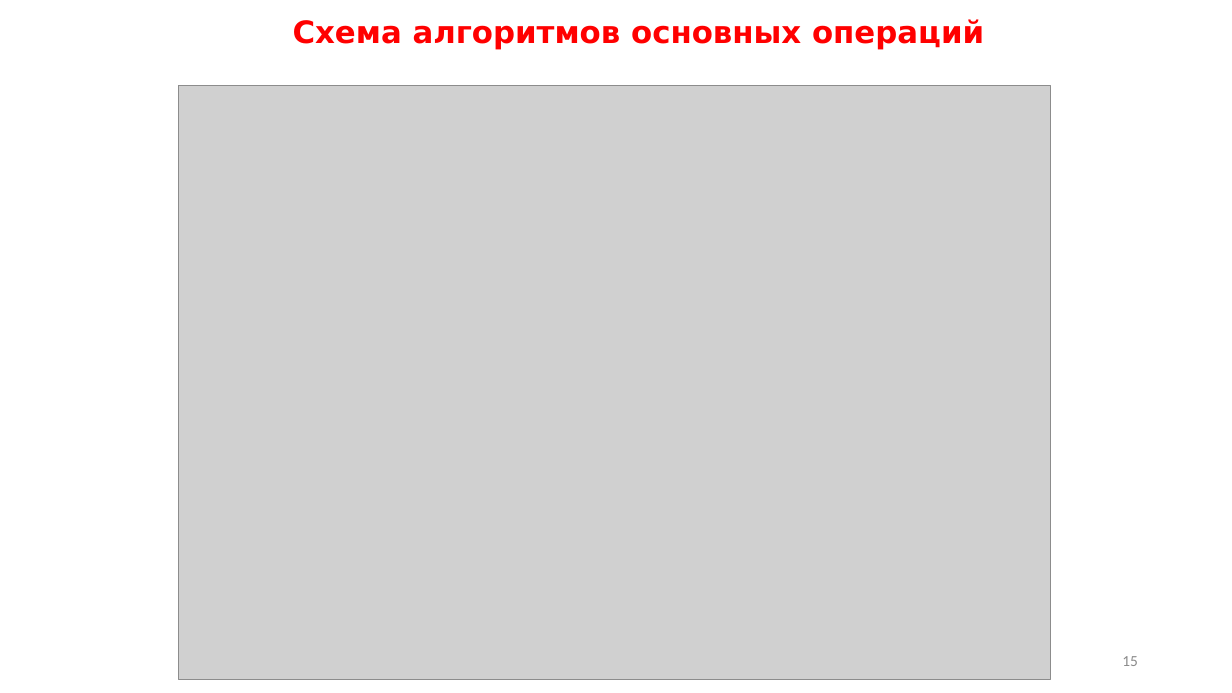
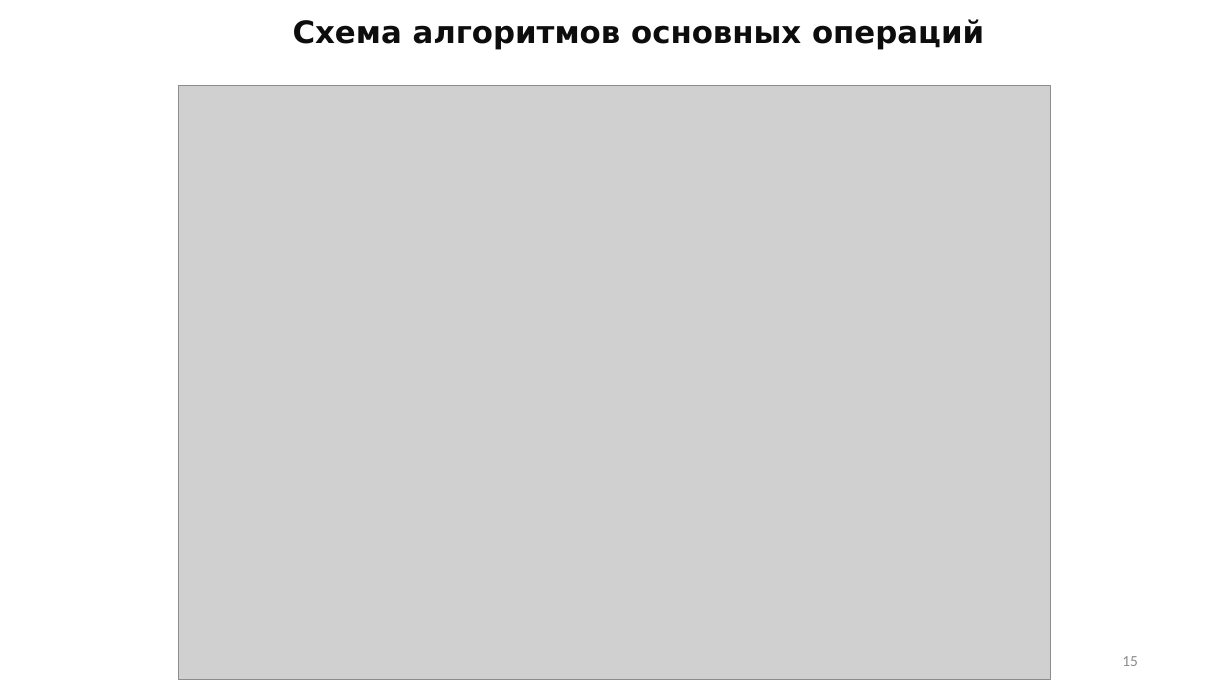
Before and after one commit to nans1996/GAR, a slide deck: slide 15 of ПРИ115-РПС-КП_03.pptx. Drawn at 1232x693 pixels with LibreOffice and Linux fonts; fonts in the diff are those of the drawing; grey boxes stand for pictures. Boxes give left, top, right and bottom in pixels: in the first picture for what was removed or moved away, otherwise in the second. Text is boxed around its words. In the diff, an @@ line names an element or a change of style, - is before the commit and + after.

```diff
--- a/ПРИ115-РПС-КП_03.pptx
+++ b/ПРИ115-РПС-КП_03.pptx
@@ text "Схема алгоритмов основных операций" at box(293, 19, 984, 50): text colour #FF0000 to #0D0D0D @@
```
Also in this commit, not shown: 3 other slides changed.
